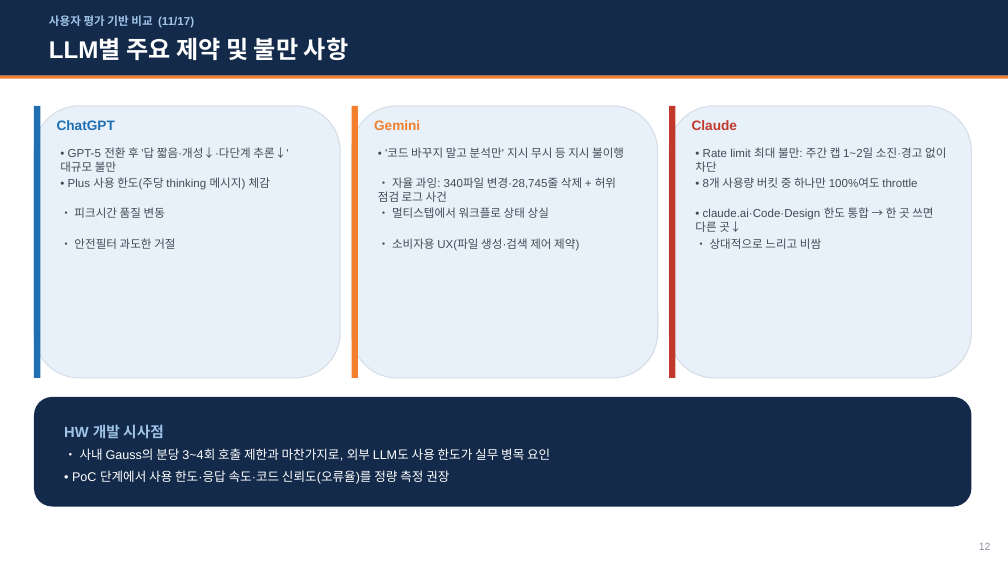
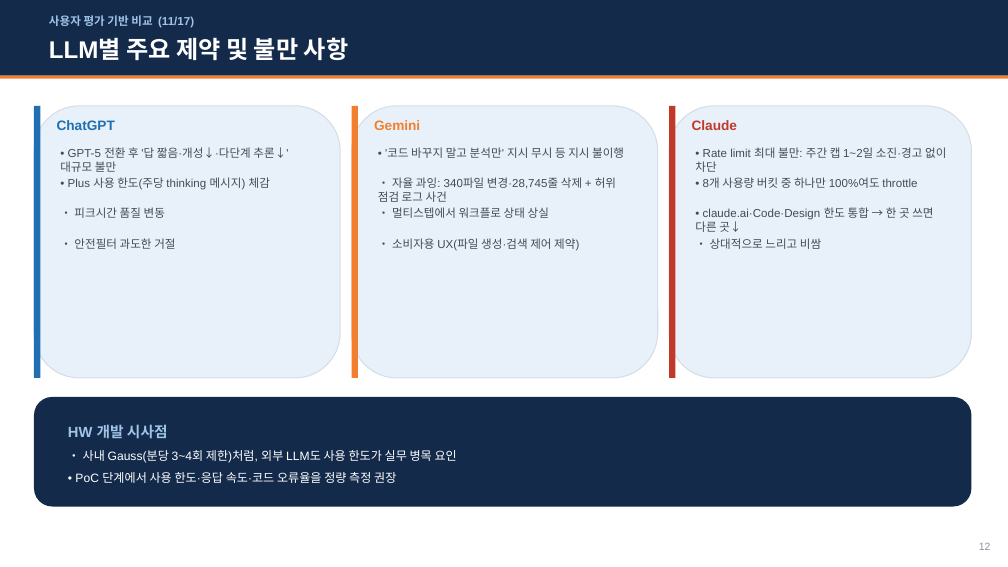
Before and after one commit to whaleonbush/poc, a slide deck: slide 12 of 외부AI_3종_비교조사.pptx. Drawn at 1008x567 pixels with LibreOffice and Linux fonts; fonts in the diff are those of the drawing. Boxes give left, top, right and bottom in pixels: in the first picture for what was removed or moved away, otherwise in the second. Text is boxed around its words. In the diff, an @@ line names an element or a change of style, - is before the commit and + after.

```diff
--- a/외부AI_3종_비교조사.pptx
+++ b/외부AI_3종_비교조사.pptx
@@ text at [68,424,168,439]: line spacing 1.22 to 1.25; more space between paragraphs @@
@@ text at [75,450,457,483]: text changed; size 12 to 11.5 pt @@
-• 사내 Gauss의 분당 3~4회 호출 제한과 마찬가지로, 외부 LLM도 사용 한도가 실무 병목 요인
-• PoC 단계에서 사용 한도·응답 속도·코드 신뢰도(오류율)를 정량 측정 권장
+• 사내 Gauss(분당 3~4회 제한)처럼, 외부 LLM도 사용 한도가 실무 병목 요인
+• PoC 단계에서 사용 한도·응답 속도·코드 오류율을 정량 측정 권장
```
Also in this commit, not shown: 2 other slides changed, 1 other file.
